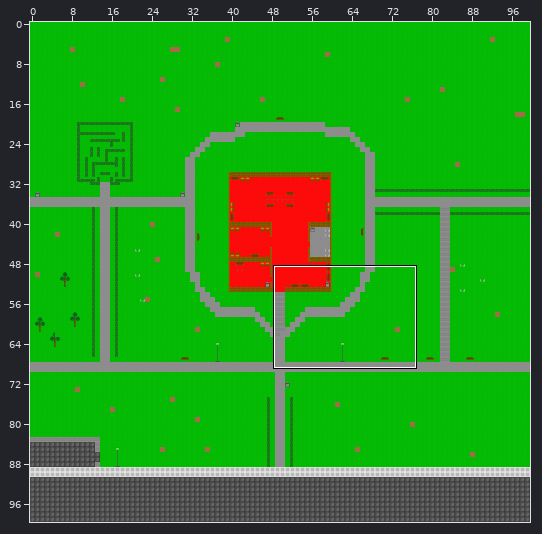
One commit to this Tiled map: Dungeon Crawler/Assets/General assets/Queens Park/queenspark.tmx. Above: a wide view before the commit, with the close-up outlined.
Close-up. The starting point:
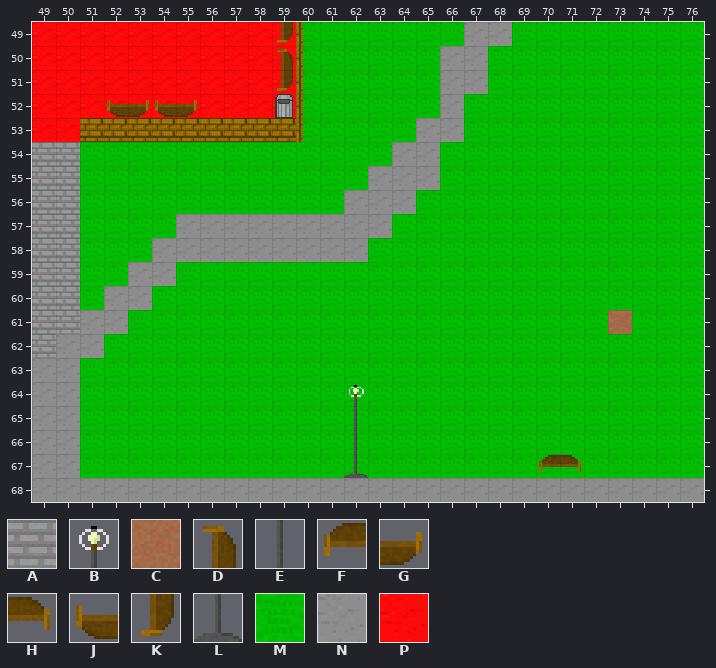
Cells are 16x16 px. Shown: x 49..76, y 49..68. The commit also changed other parts of the map, which this record leaves out.
Key: from "queenspark_tileset": A 4, B 6, C 10, D 12, E 13, F 14, G 14 turned 180, H 15, J 15 turned 180, K 19, L 20, M 23, N 24, P 32.
_ is an empty cell, # one hidden under a higher layer.
Layers that did not change in this view are not listed.
Layer "ground" before, first column x 49:
49 PPPPPPPPPPPMMMMMMMNNMMMMMMMM
50 PPPPPPPPPPPMMMMMMNNMMMMMMMMM
51 PPPPPPPPPPPMMMMMMNNMMMMMMMMM
52 PPPPPPPPPPPMMMMMMNMMMMMMMMMM
53 PP#########MMMMMNNMMMMMMMMMM
54 AAMMMMMMMMMMMMMNNMMMMMMMMMMM
55 AAMMMMMMMMMMMMNNNMMMMMMMMMMM
56 AAMMMMMMMMMMMNNNMMMMMMMMMMMM
57 AAMMMMNNNNNNNNNMMMMMMMMMMMMM
58 AAMMMNNNNNNNNNMMMMMMMMMMMMMM
59 AAMMNNMMMMMMMMMMMMMMMMMMMMMM
60 AAMNNMMMMMMMMMMMMMMMMMMMMMMM
61 AANNMMMMMMMMMMMMMMMMMMMMCMMM
62 ANNMMMMMMMMMMMMMMMMMMMMMMMMM
63 NNMMMMMMMMMMMMMMMMMMMMMMMMMM
64 NNMMMMMMMMMMMMMMMMMMMMMMMMMM
65 NNMMMMMMMMMMMMMMMMMMMMMMMMMM
66 NNMMMMMMMMMMMMMMMMMMMMMMMMMM
67 NNMMMMMMMMMMMMMMMMMMMMMMMMMM
68 NNNNNNNNNNNNNNNNNNNNNNNNNNNN
Layer "decorations" before, first column x 49:
49 __________K_________________
50 __________D_________________
51 __________K_________________
52 ___JGJG_____________________
53 ____________________________
54 ____________________________
55 ____________________________
56 ____________________________
57 ____________________________
58 ____________________________
59 ____________________________
60 ____________________________
61 ____________________________
62 ____________________________
63 ____________________________
64 _____________B______________
65 _____________E______________
66 _____________E______________
67 _____________L_______FH_____
68 ____________________________
And afterwards:
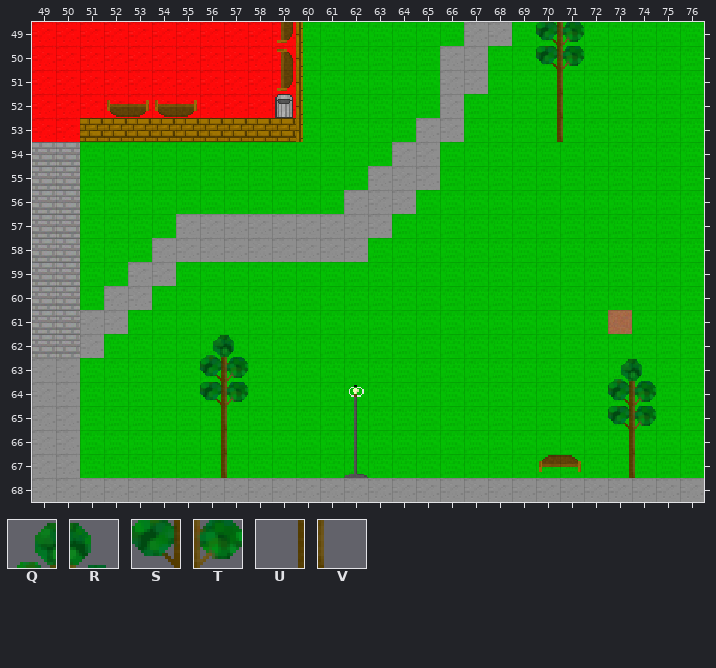
Further tiles: from "queenspark_tileset": Q 36, R 37, S 43, T 44, U 50, V 51.
Difference:
Layer "ground":
Tile A replaces tile N in row 62 at x 50.
Layer "decorations":
Tile Q is added in row 62 at x 56; in row 63 at x 73.
Tile R is added in row 62 at x 57; in row 63 at x 74.
Tile S is added in rows 49 to 50 at x 70; in row 63 at x 56; in row 64 at x 56 and 73; in row 65 at x 73.
Tile T is added in rows 49 to 50 at x 71; in row 63 at x 57; in row 64 at x 57 and 74; in row 65 at x 74.
Tile U is added in rows 51 to 53 at x 70; in row 65 at x 56; in rows 66 to 67 at x 56 and 73.
Tile V is added in rows 51 to 53 at x 71; in row 65 at x 57; in rows 66 to 67 at x 57 and 74.
Boxes around the changes in both close-ups, in picture pixels (x1, y1, x2, y2):
added: (536, 22, 584, 142)
changed: (56, 334, 80, 358)
added: (200, 335, 248, 478)
added: (608, 359, 656, 478)
